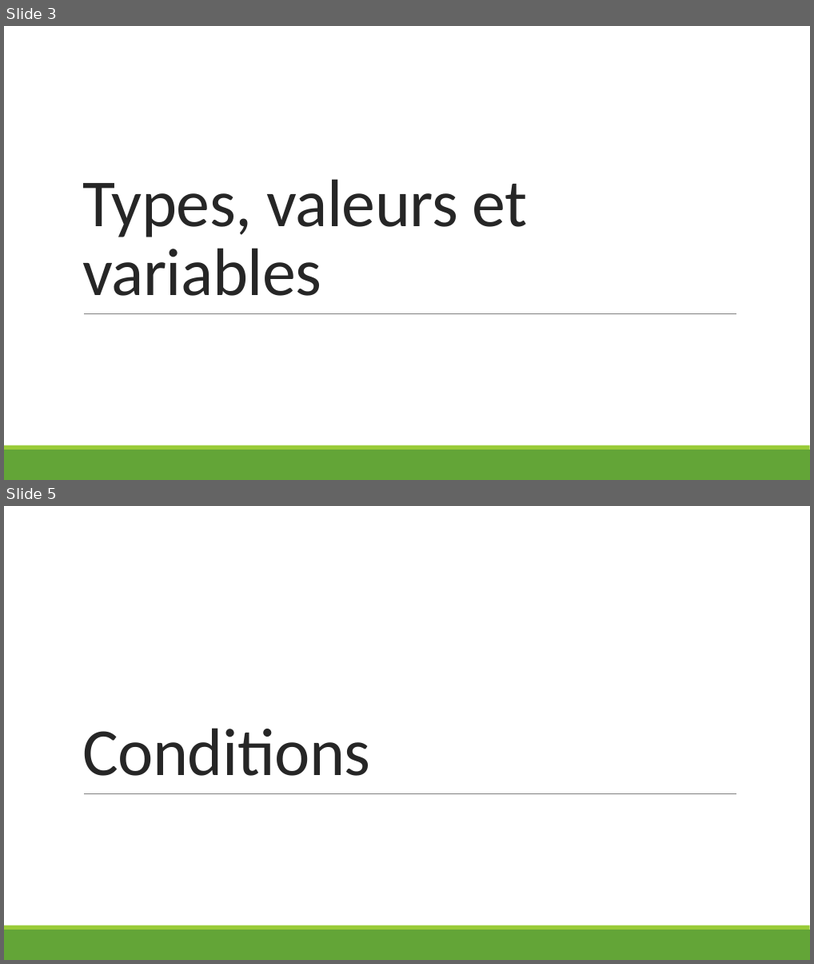
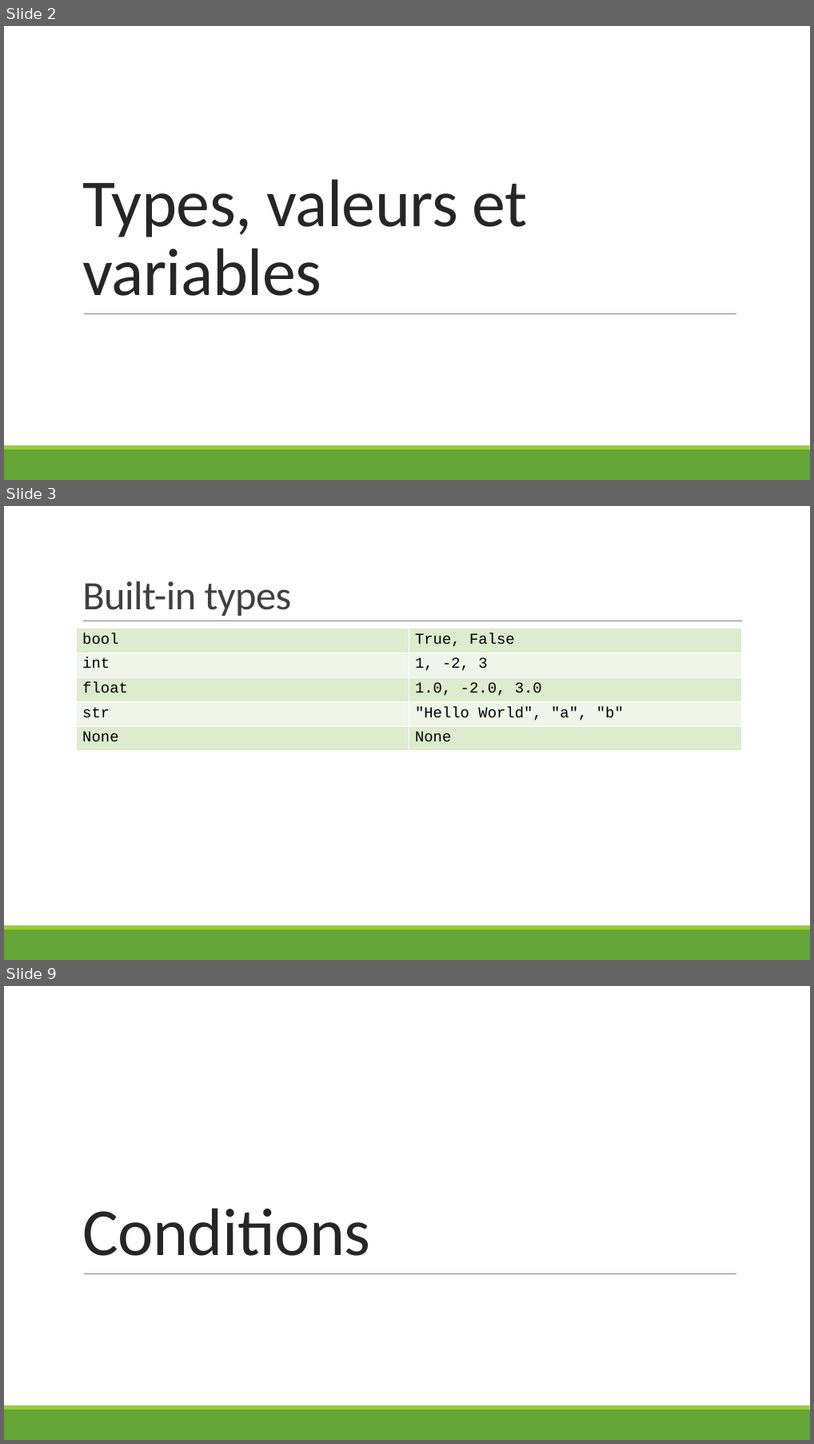
Before and after one commit to hermes-python-201910/courseware, a slide deck: slides.pptx. Shown one above the other, each under a label of ours: slides 3 and 5 before the commit, slides 2, 3 and 9 after it; the slides between them are not shown. The pictures are 814x964 and 814x1444 pixels, drawn with LibreOffice and Linux fonts; fonts in the diff are those of the drawing. Boxes give left, top, right and bottom in pixels: in the first picture for what was removed or moved away, otherwise in the second. Text is boxed around its words. In the diff, an @@ line names an element or a change of style, - is before the commit and + after.

```diff
--- a/slides.pptx
+++ b/slides.pptx
@@ slide 3 added at box(4, 506, 810, 960), background #FFFFFF; not listed: 2 template elements that a slide beside it also shows @@
@@ title added at box(82, 581, 292, 616), 48 pt, text #404040 @@
+Built-in types
@@ line added from (83, 621) to (742, 621), #808080 0.5 pt @@
@@ table added at box(77, 628, 742, 751), 5 rows, 2 columns @@
+bool | True, False
+int | 1, -2, 3
+float | 1.0, -2.0, 3.0
+str | "Hello World", "a", "b"
+None | None
@@ what was slide 3 is now slide 2 @@
@@ what was slide 5 is now slide 9 @@
```
Also in this commit, not shown: 21 other slides added, 4 slides removed.
